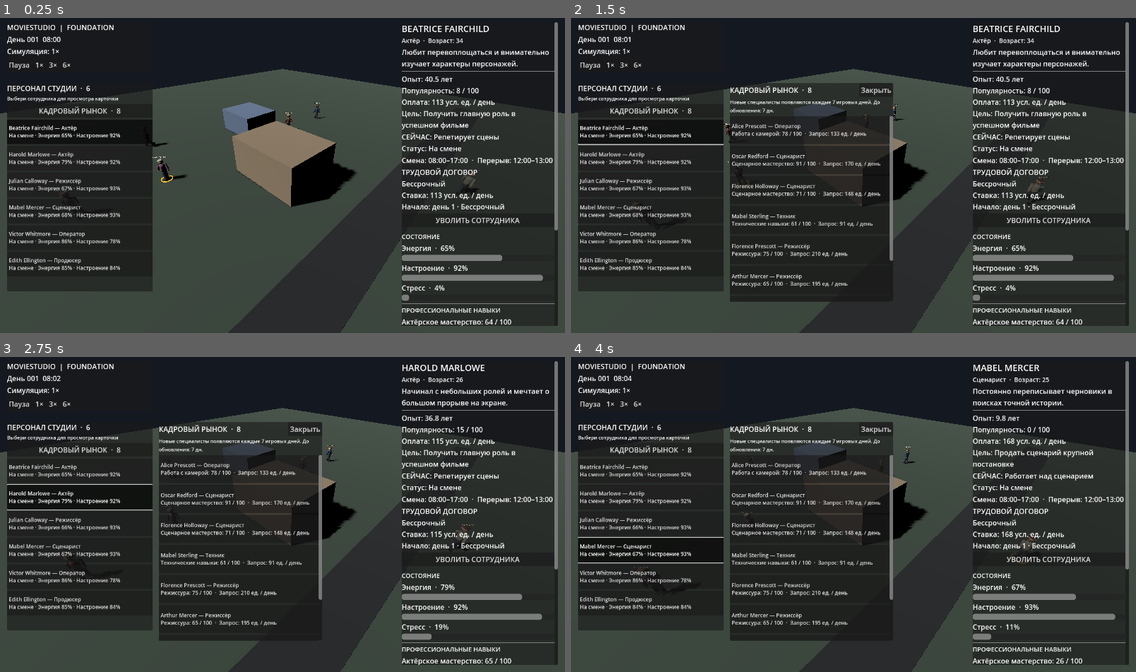
Above: before the commit, frames 1-4 (two rows, left to right).
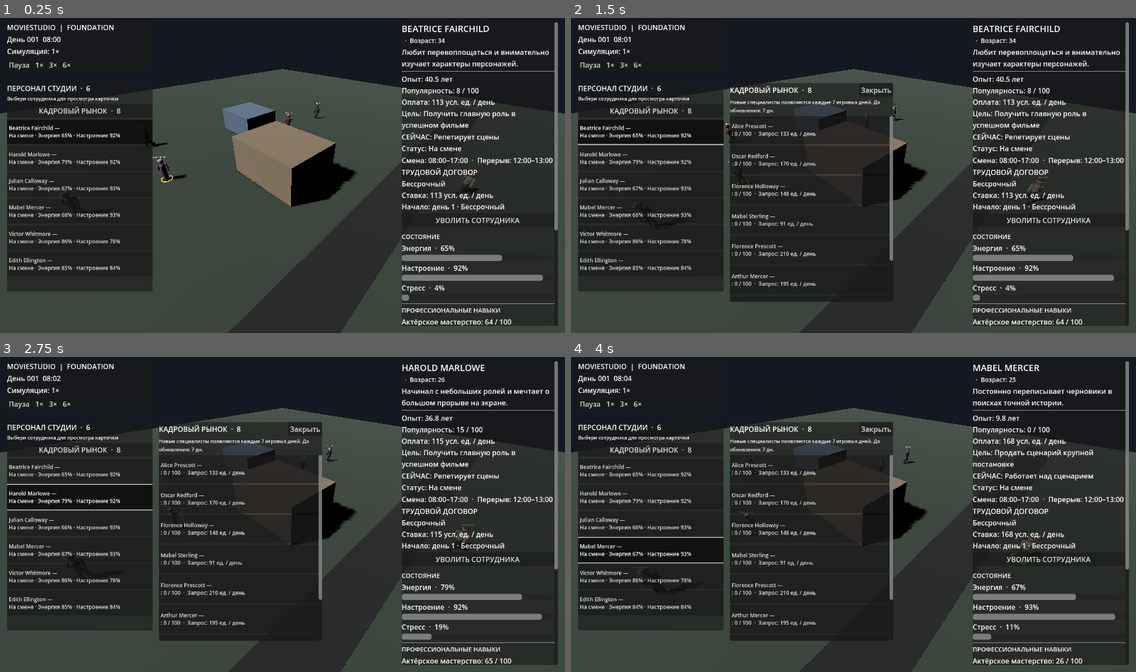
Above: after the commit, the same moments.

Repository: Teft3lb/MovieStudio
Game: Godot game, scene res://scenes/main.tscn
The game is run twice, just before and just after one commit, with the same random seed, the same clock (stepped at 60 frames per second) and the same inputs.
Inputs:
- Up to frame 1 (0.25 s): no input
- Up to frame 2 (1.5 s): click "КАДРОВЫЙ РЫНОК · 8" at 0.5 s; click "Beatrice Fairchild — Актёр На…" (after the commit: "Beatrice Fairchild — На смене…") at 1.25 s
- Up to frame 3 (2.75 s): click "Harold Marlowe — Актёр На сме…" (after the commit: "Harold Marlowe — На смене · Э…") at 2 s
- Up to frame 4 (4 s): click "Julian Calloway — Режиссёр На…" (after the commit: "Julian Calloway — На смене · …") at 2.75 s; click "Mabel Mercer — Сценарист На с…" (after the commit: "Mabel Mercer — На смене · Эне…") at 3.5 s

The runs differ from the first frame. In frame 1, 0.3% of the frame differs, in the area x 9-82%, y 6-79%; in frame 2, 1.7%; in frame 3, 1.7%; in frame 4, 1.7%, in the area x 9-85%, y 6-86%.
Error after the commit: Parse Error: Cannot get index "technician" from "{ "actor": { "title": "Актёр", "department": "creative", "primary_skill": "acting", "base_salary": 85, "task":…

Commit message:
feat: extend character profiles for studio departments and skills

Diff:
--- a/scripts/domain/characters/character_data.gd
+++ b/scripts/domain/characters/character_data.gd
@@ -1,36 +1,10 @@
 extends RefCounted
 class_name CharacterData
 
-const SCHEMA_VERSION: int = 2
-
-const PROFESSION_TITLES: Dictionary = {
-	"actor": "Актёр",
-	"director": "Режиссёр",
-	"screenwriter": "Сценарист",
-	"camera_operator": "Оператор",
-	"producer": "Продюсер",
-	"technician": "Техник",
-}
-
-const PRIMARY_SKILLS: Dictionary = {
-	"actor": "acting",
-	"director": "directing",
-	"screenwriter": "writing",
-	"camera_operator": "camera_work",
-	"producer": "management",
-	"technician": "technical",
-}
-
-const SKILL_TITLES: Dictionary = {
-	"acting": "Актёрское мастерство",
-	"directing": "Режиссура",
-	"writing": "Сценарное мастерство",
-	"camera_work": "Работа с камерой",
-	"management": "Управление",
-	"technical": "Технические навыки",
-	"creativity": "Креативность",
-	"reliability": "Надёжность",
-}
+const SCHEMA_VERSION: int = 3
+const PROFESSION_CATALOG_SCRIPT = preload(
+	"res://scripts/domain/staff/profession_catalog.gd"
+)
 
 var id: String = ""
 var first_name: String = ""
@@ -60,6 +34,19 @@
 	"technical": 0.0,
 	"creativity": 0.0,
 	"reliability": 0.0,
+	"lighting": 0.0,
+	"sound": 0.0,
+	"editing": 0.0,
+	"set_design": 0.0,
+	"costume_design": 0.0,
+	"makeup": 0.0,
+	"maintenance": 0.0,
+	"culinary": 0.0,
+	"hospitality": 0.0,
+	"administration": 0.0,
+	"communication": 0.0,
+	"marketing": 0.0,
+	"security": 0.0,
 }
 
 var personality: Dictionary = {
@@ -90,15 +77,19 @@
 
 
 func get_profession_title() -> String:
-	return str(PROFESSION_TITLES.get(profession_id, "Сотрудник"))
+	return PROFESSION_CATALOG_SCRIPT.get_profession_title(profession_id)
+
+
+func get_department_title() -> String:
+	return PROFESSION_CATALOG_SCRIPT.get_department_title_for_profession(profession_id)
 
 
 func get_primary_skill_id() -> String:
-	return str(PRIMARY_SKILLS.get(profession_id, "reliability"))
+	return PROFESSION_CATALOG_SCRIPT.get_primary_skill_id(profession_id)
 
 
 func get_primary_skill_title() -> String:
-	return str(SKILL_TITLES.get(get_primary_skill_id(), "Основной навык"))
+	return PROFESSION_CATALOG_SCRIPT.get_primary_skill_title(profession_id)
 
 
 func get_primary_skill_value() -> float:
@@ -188,7 +179,9 @@
 
 	var raw_skills: Variant = payload.get("skills", {})
 	if raw_skills is Dictionary:
-		result.skills = raw_skills.duplicate(true)
+		var merged_skills: Dictionary = result.skills.duplicate(true)
+		merged_skills.merge(raw_skills, true)
+		result.skills = merged_skills
 
 	var raw_personality: Variant = payload.get("personality", {})
 	if raw_personality is Dictionary:
